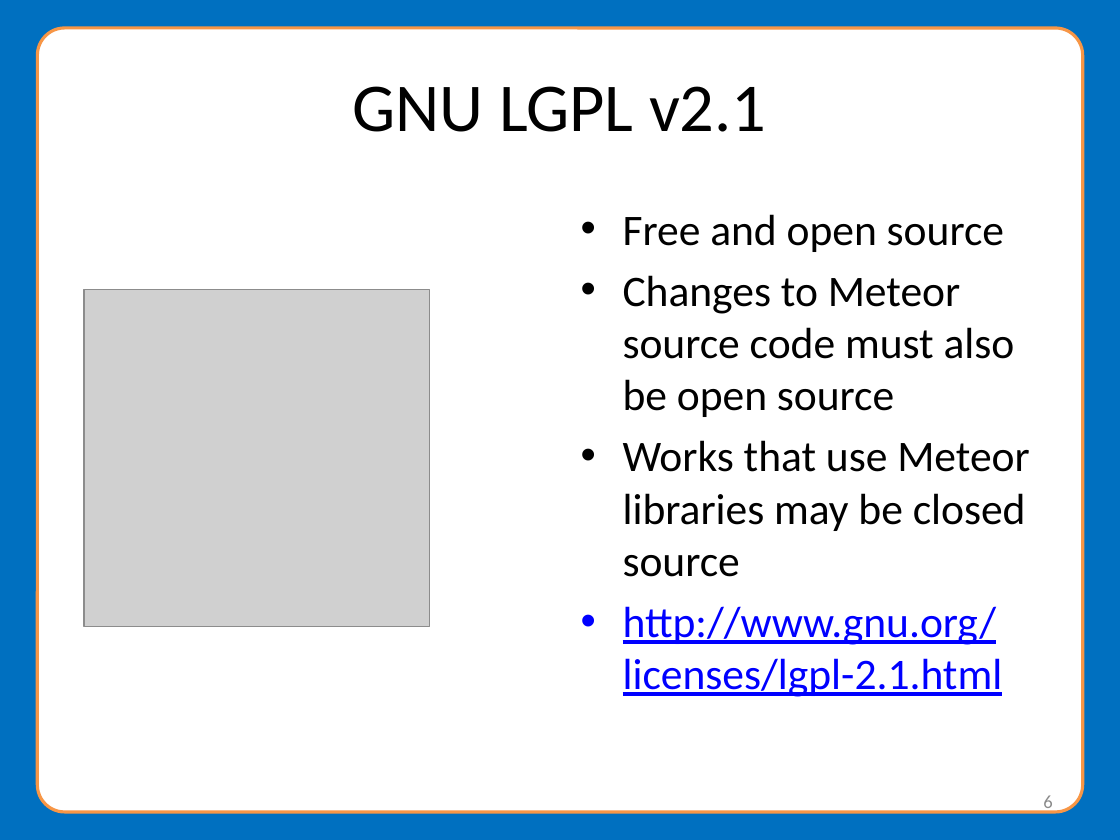
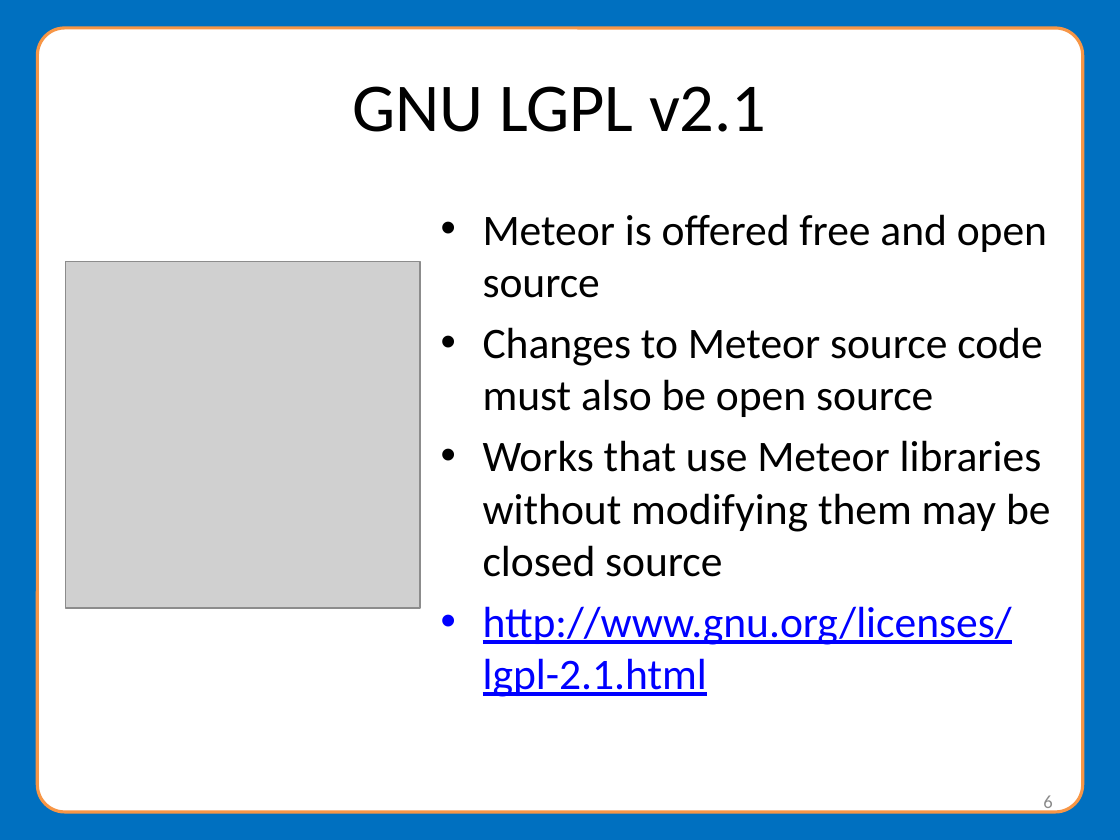
Before and after one commit to NationalStudentClearinghouse/Meteor4, a slide deck: slide 6 of docs/webinar/MeteorWebinarPresentation.pptx. Drawn at 1120x840 pixels with LibreOffice and Linux fonts; fonts in the diff are those of the drawing; grey boxes stand for pictures; background and template pictures are left out. Boxes give left, top, right and bottom in pixels: in the first picture for what was removed or moved away, otherwise in the second. Text is boxed around its words. In the diff, an @@ line names an element or a change of style, - is before the commit and + after.

Commit message:
updated meteor webinar presentation

```diff
--- a/docs/webinar/MeteorWebinarPresentation.pptx
+++ b/docs/webinar/MeteorWebinarPresentation.pptx
@@ text "Meteor is offered free and ...": place and size @@
-text "Meteor is offered free and ..." at box(623, 214, 1029, 697)
+text "Meteor is offered free and ..." at box(483, 214, 1050, 697)
@@ text at box(483, 214, 1047, 298): text changed @@
-• Free and open source
+• Meteor is offered free and open source
@@ picture: place and size @@
-picture at box(84, 289, 429, 626)
+picture at box(65, 261, 420, 608)
@@ text at box(483, 440, 1050, 577): text changed @@
-• Works that use Meteor libraries may be closed source
+• Works that use Meteor libraries without modifying them may be closed source
```
Also in this commit, not shown: 18 other slides changed, 1 slide added.
